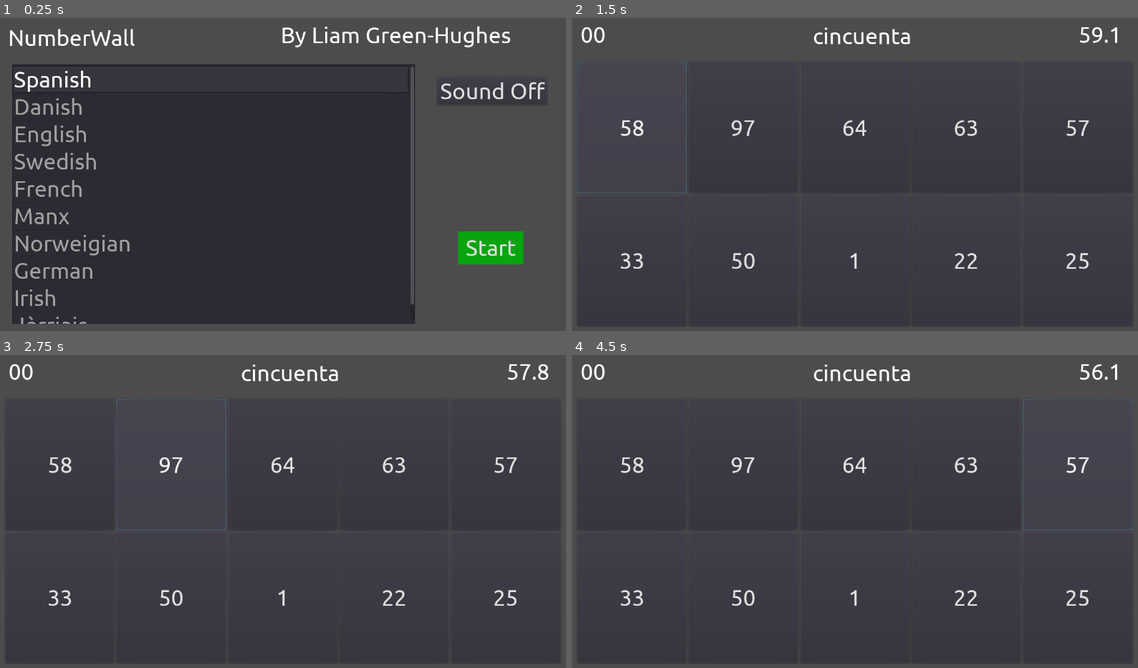
Above: before the commit, frames 1-4 (two rows, left to right).
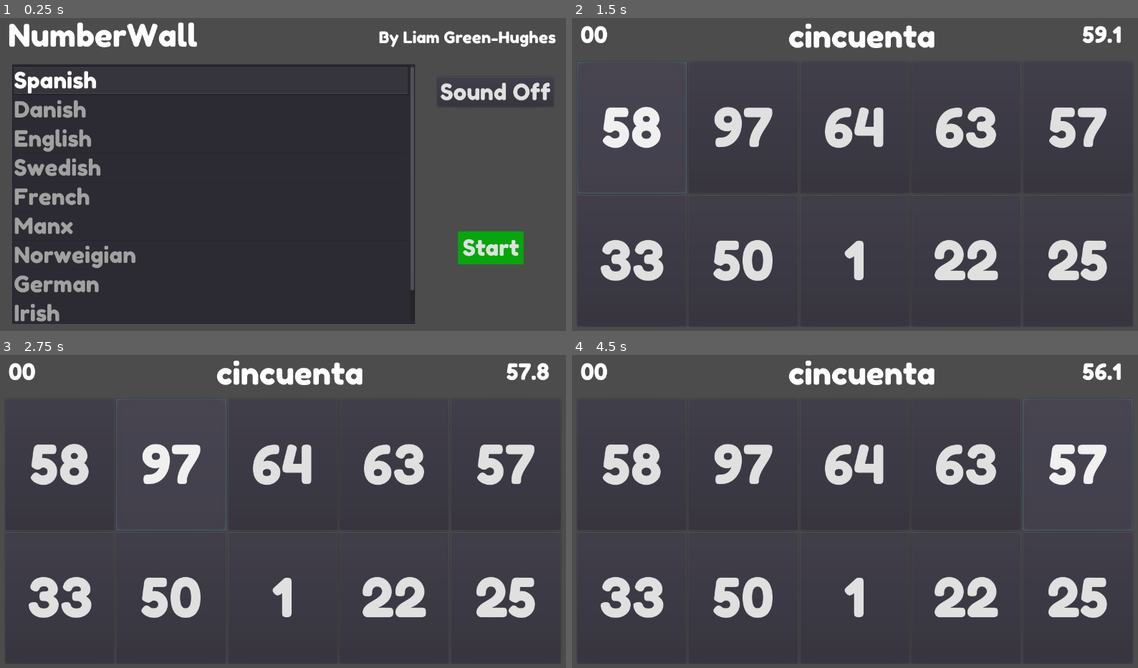
Above: after the commit, the same moments.

Repository: liamgh/NumberWall
Game: Godot game, scene res://Start.tscn
Same seed, same stepped clock (60 frames per second), same inputs: the game is played once before the commit and once after it.
Inputs:
- Up to frame 1 (0.25 s): no input
- Up to frame 2 (1.5 s): click "Start" at 0.5 s; click "58" at 1.25 s
- Up to frame 3 (2.75 s): click "97" at 2 s
- Up to frame 4 (4.5 s): click "64" at 2.75 s; click "63" at 3.5 s; click "57" at 4.25 s

The runs differ from the first frame. In frame 1, 8.4% of the frame differs, in the area x 1-99%, y 1-98%; in frame 2, 9.6%, in the area x 1-97%, y 1-84%; in frame 3, 9.5%; in frame 4, 9.6%.

Commit message:
Change font

Diff:
--- /dev/null
+++ b/Fonts/FredokaOne-Credit.tres
@@ -0,0 +1,7 @@
+[gd_resource type="DynamicFont" load_steps=2 format=2]
+
+[ext_resource path="res://Fonts/FredokaOne-Regular.ttf" type="DynamicFontData" id=1]
+
+[resource]
+size = 36
+font_data = ExtResource( 1 )
--- /dev/null
+++ b/Fonts/FredokaOne-NumberFace.tres
@@ -0,0 +1,7 @@
+[gd_resource type="DynamicFont" load_steps=2 format=2]
+
+[ext_resource path="res://Fonts/FredokaOne-Regular.ttf" type="DynamicFontData" id=1]
+
+[resource]
+size = 120
+font_data = ExtResource( 1 )
--- /dev/null
+++ b/Fonts/FredokaOne-Question.tres
@@ -0,0 +1,7 @@
+[gd_resource type="DynamicFont" load_steps=2 format=2]
+
+[ext_resource path="res://Fonts/FredokaOne-Regular.ttf" type="DynamicFontData" id=1]
+
+[resource]
+size = 70
+font_data = ExtResource( 1 )
--- /dev/null
+++ b/Fonts/FredokaOne.tres
@@ -0,0 +1,7 @@
+[gd_resource type="DynamicFont" load_steps=2 format=2]
+
+[ext_resource path="res://Fonts/FredokaOne-Regular.ttf" type="DynamicFontData" id=1]
+
+[resource]
+size = 50
+font_data = ExtResource( 1 )
--- a/Main.tscn
+++ b/Main.tscn
@@ -1,11 +1,12 @@
-[gd_scene load_steps=7 format=2]
+[gd_scene load_steps=8 format=2]
 
 [ext_resource path="res://app_theme.tres" type="Theme" id=1]
-[ext_resource path="res://Fonts/ubuntu-regular.tres" type="DynamicFont" id=2]
+[ext_resource path="res://Fonts/FredokaOne-Question.tres" type="DynamicFont" id=2]
 [ext_resource path="res://Game.gd" type="Script" id=3]
 [ext_resource path="res://wrong.tres" type="StyleBox" id=4]
 [ext_resource path="res://Sound/confirmation_004.ogg" type="AudioStream" id=5]
 [ext_resource path="res://Sound/drop_003.ogg" type="AudioStream" id=6]
+[ext_resource path="res://Fonts/FredokaOne-NumberFace.tres" type="DynamicFont" id=7]
 
 [node name="Control" type="Control"]
 anchor_right = 1.0
@@ -23,7 +24,6 @@
 margin_bottom = 69.0
 size_flags_vertical = 1
 theme = ExtResource( 1 )
-custom_fonts/font = ExtResource( 2 )
 text = "00"
 valign = 1
 
@@ -50,7 +50,6 @@
 size_flags_horizontal = 0
 size_flags_vertical = 0
 theme = ExtResource( 1 )
-custom_fonts/font = ExtResource( 2 )
 text = "00"
 align = 2
 valign = 1
@@ -74,7 +73,7 @@
 size_flags_horizontal = 3
 size_flags_vertical = 3
 theme = ExtResource( 1 )
-custom_fonts/font = ExtResource( 2 )
+custom_fonts/font = ExtResource( 7 )
 custom_styles/pressed = ExtResource( 4 )
 text = "00"
 
@@ -85,7 +84,7 @@
 size_flags_horizontal = 3
 size_flags_vertical = 3
 theme = ExtResource( 1 )
-custom_fonts/font = ExtResource( 2 )
+custom_fonts/font = ExtResource( 7 )
 custom_styles/pressed = ExtResource( 4 )
 text = "00"
 
@@ -96,7 +95,7 @@
 size_flags_horizontal = 3
 size_flags_vertical = 3
 theme = ExtResource( 1 )
-custom_fonts/font = ExtResource( 2 )
+custom_fonts/font = ExtResource( 7 )
 custom_styles/pressed = ExtResource( 4 )
 text = "00"
 
@@ -107,7 +106,7 @@
 size_flags_horizontal = 3
 size_flags_vertical = 3
 theme = ExtResource( 1 )
-custom_fonts/font = ExtResource( 2 )
+custom_fonts/font = ExtResource( 7 )
 custom_styles/pressed = ExtResource( 4 )
 text = "00"
 
@@ -118,7 +117,7 @@
 size_flags_horizontal = 3
 size_flags_vertical = 3
 theme = ExtResource( 1 )
-custom_fonts/font = ExtResource( 2 )
+custom_fonts/font = ExtResource( 7 )
 custom_styles/pressed = ExtResource( 4 )
 text = "00"
 
@@ -136,7 +135,7 @@
 size_flags_horizontal = 3
 size_flags_vertical = 3
 theme = ExtResource( 1 )
-custom_fonts/font = ExtResource( 2 )
+custom_fonts/font = ExtResource( 7 )
 custom_styles/pressed = ExtResource( 4 )
 text = "00"
 
@@ -147,7 +146,7 @@
 size_flags_horizontal = 3
 size_flags_vertical = 3
 theme = ExtResource( 1 )
-custom_fonts/font = ExtResource( 2 )
+custom_fonts/font = ExtResource( 7 )
 custom_styles/pressed = ExtResource( 4 )
 text = "00"
 
@@ -158,7 +157,7 @@
 size_flags_horizontal = 3
 size_flags_vertical = 3
 theme = ExtResource( 1 )
-custom_fonts/font = ExtResource( 2 )
+custom_fonts/font = ExtResource( 7 )
 custom_styles/pressed = ExtResource( 4 )
 text = "00"
 
@@ -169,7 +168,7 @@
 size_flags_horizontal = 3
 size_flags_vertical = 3
 theme = ExtResource( 1 )
-custom_fonts/font = ExtResource( 2 )
+custom_fonts/font = ExtResource( 7 )
 custom_styles/pressed = ExtResource( 4 )
 text = "00"
 
@@ -180,7 +179,7 @@
 size_flags_horizontal = 3
 size_flags_vertical = 3
 theme = ExtResource( 1 )
-custom_fonts/font = ExtResource( 2 )
+custom_fonts/font = ExtResource( 7 )
 custom_styles/pressed = ExtResource( 4 )
 text = "00"
 
--- a/Start.tscn
+++ b/Start.tscn
@@ -1,10 +1,11 @@
-[gd_scene load_steps=6 format=2]
+[gd_scene load_steps=7 format=2]
 
 [ext_resource path="res://app_theme.tres" type="Theme" id=1]
 [ext_resource path="res://correct.tres" type="StyleBox" id=2]
 [ext_resource path="res://Start.gd" type="Script" id=3]
-[ext_resource path="res://Fonts/ubuntu-regular.tres" type="DynamicFont" id=4]
+[ext_resource path="res://Fonts/FredokaOne-Question.tres" type="DynamicFont" id=4]
 [ext_resource path="res://EnableSoundBtn.gd" type="Script" id=5]
+[ext_resource path="res://Fonts/FredokaOne-Credit.tres" type="DynamicFont" id=6]
 
 [node name="Start" type="Control"]
 anchor_right = 1.0
@@ -13,12 +14,13 @@
 
 [node name="Label" type="Label" parent="."]
 margin_left = 26.0
-margin_top = 33.0
+margin_top = 13.0
 margin_right = 641.0
-margin_bottom = 101.0
+margin_bottom = 99.0
 theme = ExtResource( 1 )
 custom_fonts/font = ExtResource( 4 )
 text = "NumberWall"
+valign = 1
 
 [node name="Label2" type="Label" parent="."]
 margin_left = 635.0
@@ -26,8 +28,10 @@
 margin_right = 1250.0
 margin_bottom = 95.0
 theme = ExtResource( 1 )
-custom_fonts/font = ExtResource( 4 )
+custom_fonts/font = ExtResource( 6 )
 text = "By Liam Green-Hughes"
+align = 2
+valign = 1
 
 [node name="PickLanguage" type="ItemList" parent="."]
 margin_left = 35.0
--- a/app_theme.tres
+++ b/app_theme.tres
@@ -1,6 +1,6 @@
 [gd_resource type="Theme" load_steps=2 format=2]
 
-[ext_resource path="res://Fonts/ubuntu-regular.tres" type="DynamicFont" id=1]
+[ext_resource path="res://Fonts/FredokaOne.tres" type="DynamicFont" id=1]
 
 [resource]
 default_font = ExtResource( 1 )
Binary file added: Fonts/FredokaOne-Regular.ttf
Not shown, added: Fonts/OFL.txt
